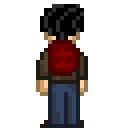
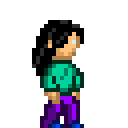
Layer changes from the first 128 × 128 image to the second:
hid "back" over [36, 4, 88, 128]
added layer "jenny_idle1" above "jenny_idle2" over [32, 20, 84, 128]
